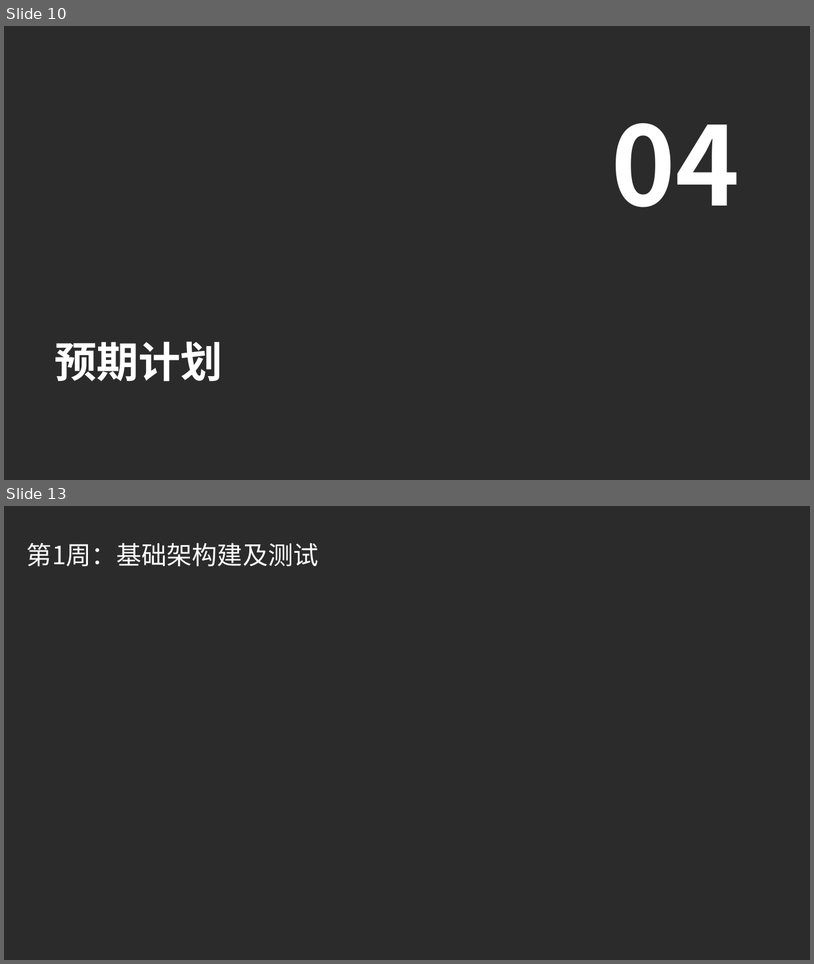
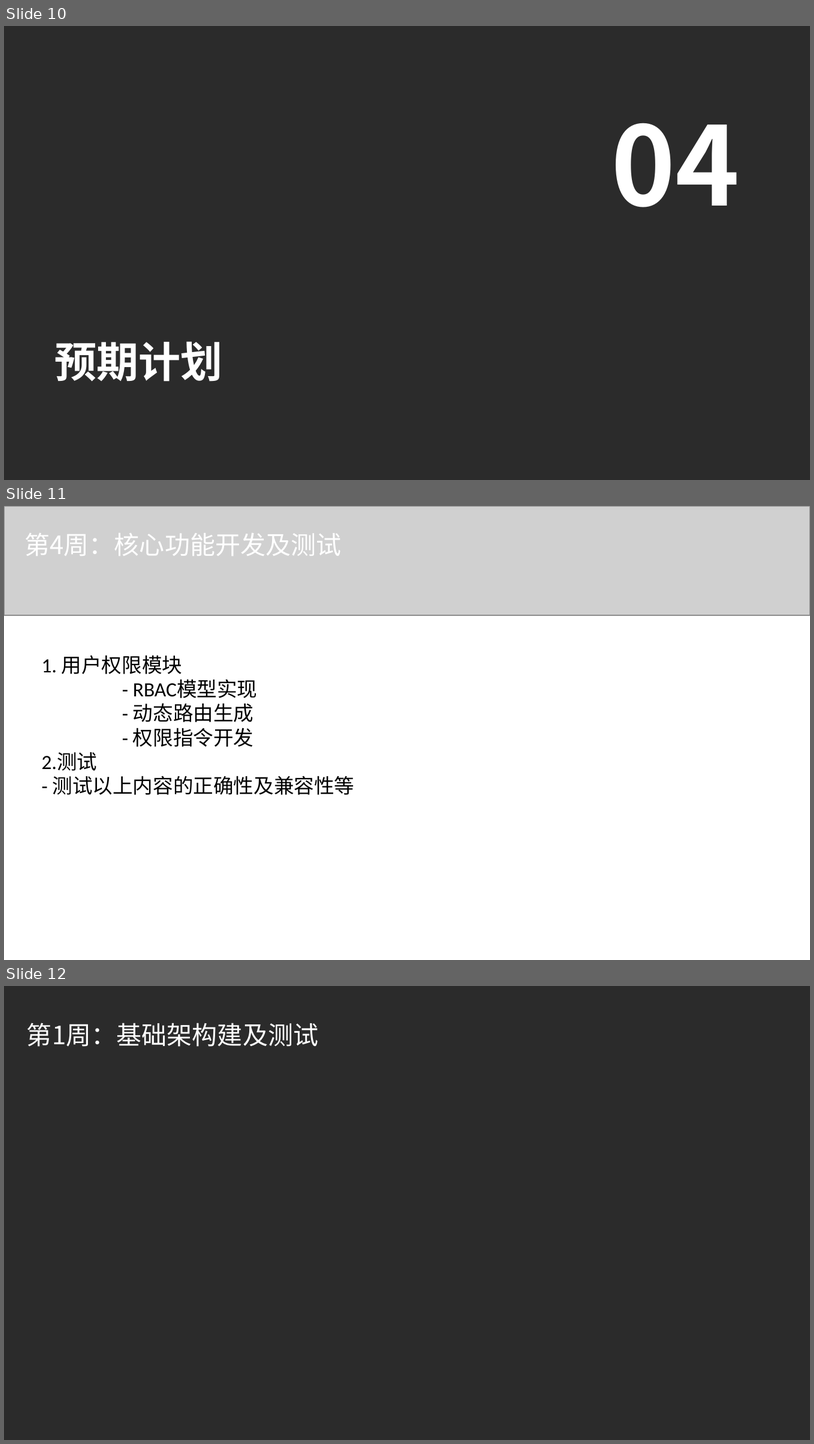
Before and after one commit to qinran6/vue-ego1, a slide deck: 3组_商城后台管理系统_中期报告.pptx. Shown one above the other, each under a label of ours: slides 10 and 13 before the commit, slides 10, 11 and 12 after it; the slides between them are not shown. The pictures are 814x964 and 814x1444 pixels, drawn with LibreOffice and Linux fonts; fonts in the diff are those of the drawing; grey boxes stand for pictures; background and template pictures are left out; a plain dark background stands for a picture behind light text. Boxes give left, top, right and bottom in pixels: in the first picture for what was removed or moved away, otherwise in the second. Text is boxed around its words. In the diff, an @@ line names an element or a change of style, - is before the commit and + after.

```diff
--- a/3组_商城后台管理系统_中期报告.pptx
+++ b/3组_商城后台管理系统_中期报告.pptx
@@ slide 11 added at bbox=[4, 506, 810, 960], background #FFFFFF @@
@@ picture added at bbox=[4, 506, 810, 615] @@
@@ text added at bbox=[24, 533, 341, 556], 22.5 pt, text #FFFFFF @@
+第4周：核心功能开发及测试
@@ text added at bbox=[42, 655, 354, 795], 18 pt, text #000000 @@
+1. 用户权限模块
+- RBAC模型实现
+- 动态路由生成
+- 权限指令开发
+2.测试
+- 测试以上内容的正确性及兼容性等
@@ what was slide 13 is now slide 12 @@
```
Also in this commit, not shown: 2 slides changed, 1 other slide added, 1 slide removed.
